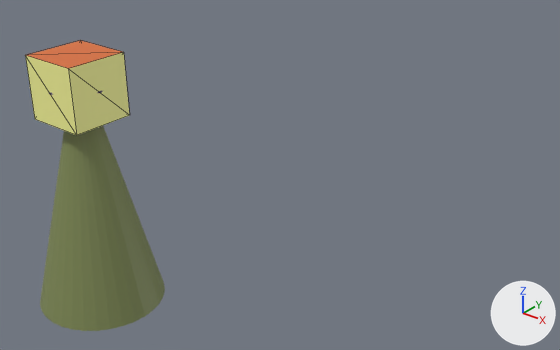
A saved change to the glTF model www/scene.glb.
Camera for both pictures: a 50 mm camera at (18.45, -13.46, 7.72) aimed at (4.31, 4.22, -3.24). Lighting does not change. The marker at lower right points along +X, +Y and +Z. The first picture is the older version. Mesh edges are drawn as thin lines on the coarser meshes.

The first picture shows 'Cube', 'ufo'.
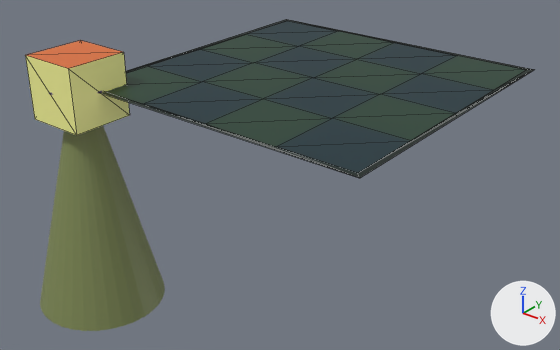
Changed parts and their boxes [x1, y1, x2, y2] in the pictures (560 x 350 px):
'Grass', added: after [101, 19, 534, 178]

The change, as a list of edits to the scene's bpy script:
```text
Add me_plane_001:
    me_plane_001.from_pydata(...)  # 29 vertices, 52 faces; spans x 0.0..10.0, y 0.0..10.0, z 0.0
    me_plane_001.materials.append(mat_material_001)  # picture img_campfire_story_8x
Add ob_grass:
    ob_grass = bpy.data.objects.new('Grass', me_plane_001)
    ob_grass.location = (0.0, 0.0, 0.0)
```
